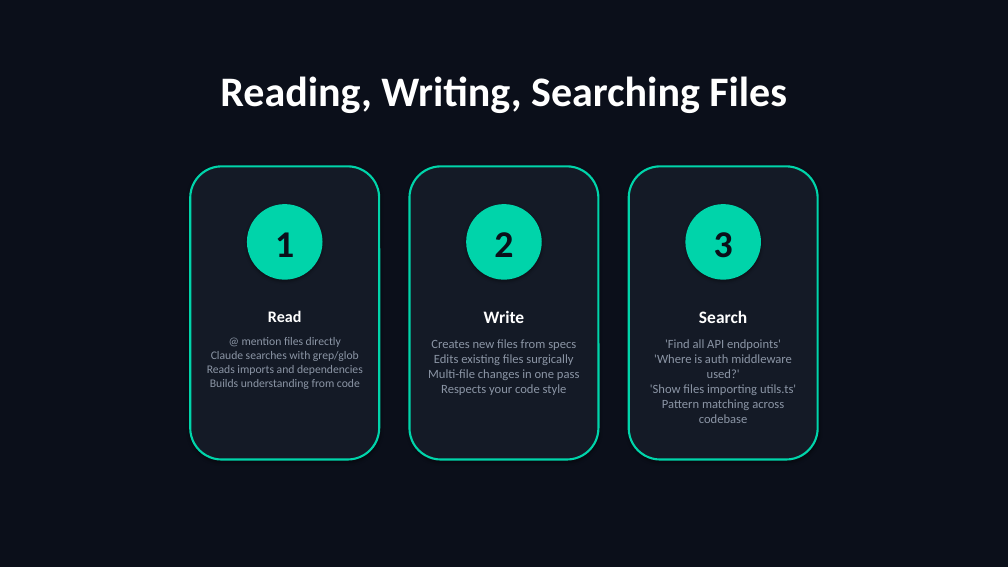
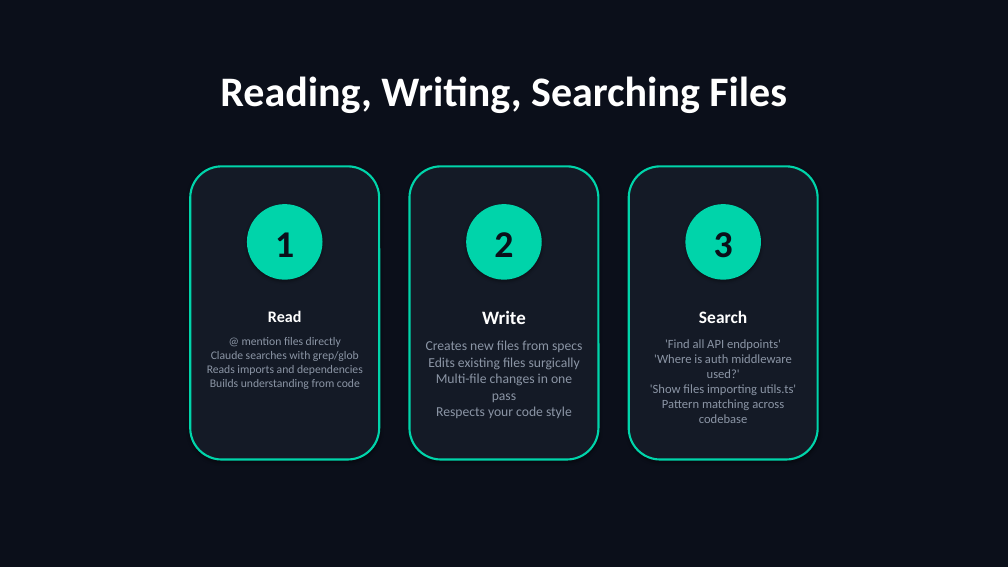
Before and after one commit to scottrhay/AIA-ClaudeCopilot, a slide deck: slide 95 of slides/Day2_Claude_Code_Fundamentals.pptx. Drawn at 1008x567 pixels with LibreOffice and Linux fonts; fonts in the diff are those of the drawing. Boxes give left, top, right and bottom in pixels: in the first picture for what was removed or moved away, otherwise in the second. Text is boxed around its words. In the diff, an @@ line names an element or a change of style, - is before the commit and + after.

```diff
--- a/slides/Day2_Claude_Code_Fundamentals.pptx
+++ b/slides/Day2_Claude_Code_Fundamentals.pptx
@@ text "Write" at [426, 310, 582, 418]: size 16.6 to 18 pt in "Write"; size 12 to 13 pt @@
```
Also in this commit, not shown: 1 other slide changed.
